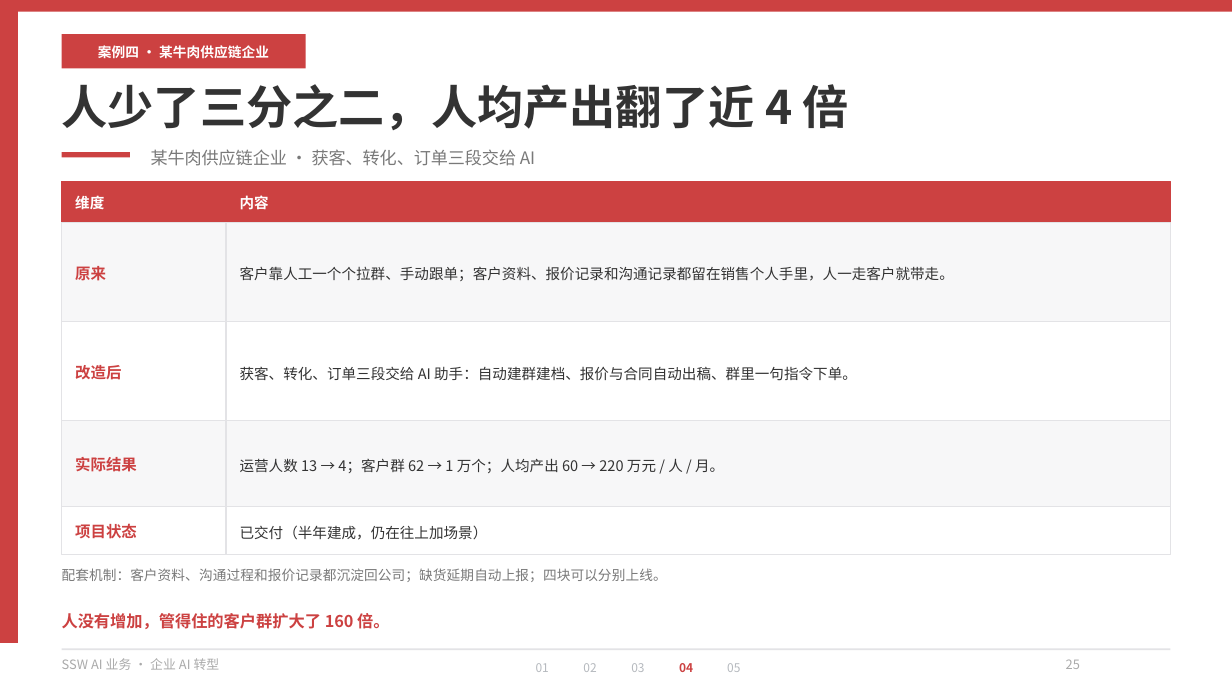
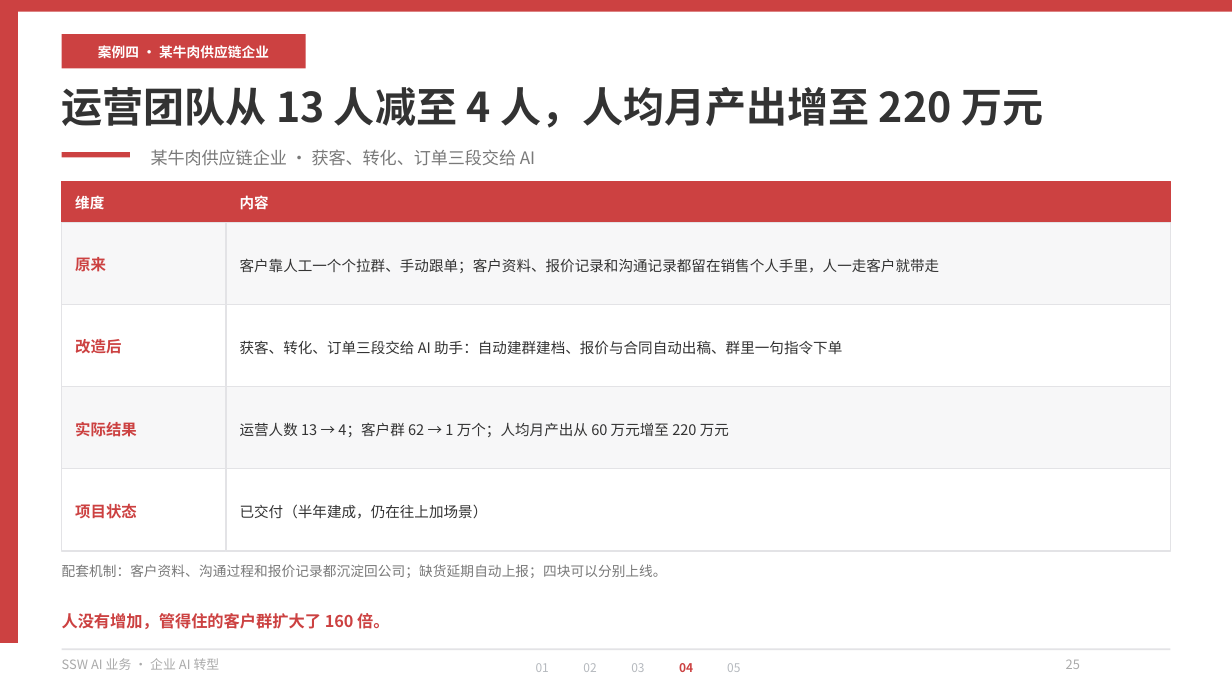
Before and after one commit to hveraus/ssw-business, a slide deck: slide 25 of SSW AI 业务_v2/SSW AI 业务_v3.pptx. Drawn at 1232x693 pixels with LibreOffice and Linux fonts; fonts in the diff are those of the drawing. Boxes give left, top, right and bottom in pixels: in the first picture for what was removed or moved away, otherwise in the second. Text is boxed around its words. In the diff, an @@ line names an element or a change of style, - is before the commit and + after.

```diff
--- a/SSW AI 业务_v2/SSW AI 业务_v3.pptx
+++ b/SSW AI 业务_v2/SSW AI 业务_v3.pptx
@@ text at (62,87,1043,128): text changed; size 27 to 24 pt @@
-人少了三分之二，人均产出翻了近 4 倍
+运营团队从 13 人减至 4 人，人均月产出增至 220 万元
@@ rectangle: place and size @@
-rectangle at (62,223,225,323)
+rectangle at (62,223,225,306)
@@ text "原来": place and size @@
-text "原来" at (75,266,106,280)
+text "原来" at (75,257,106,271)
@@ rectangle: place and size @@
-rectangle at (225,223,1170,323)
+rectangle at (225,223,1170,306)
@@ text at (240,258,940,273): text changed @@
-客户靠人工一个个拉群、手动跟单；客户资料、报价记录和沟通记录都留在销售个人手里，人一走客户就带走。
+客户靠人工一个个拉群、手动跟单；客户资料、报价记录和沟通记录都留在销售个人手里，人一走客户就带走
@@ rectangle: place and size @@
-rectangle at (62,322,225,421)
+rectangle at (62,304,225,387)
@@ text "改造后": place and size @@
-text "改造后" at (75,365,121,380)
+text "改造后" at (75,339,121,354)
@@ rectangle: place and size @@
-rectangle at (225,322,1170,421)
+rectangle at (225,304,1170,387)
@@ text at (240,340,842,355): text changed @@
-获客、转化、订单三段交给 AI 助手：自动建群建档、报价与合同自动出稿、群里一句指令下单。
+获客、转化、订单三段交给 AI 助手：自动建群建档、报价与合同自动出稿、群里一句指令下单
@@ 2 rectangles, 1 text: place and size @@
-2 rectangles, 1 text at (62,421,1170,506)
+2 rectangles, 1 text at (62,387,1170,469)
@@ text at (240,422,729,437): text changed @@
-运营人数 13 → 4；客户群 62 → 1 万个；人均产出 60 → 220 万元 / 人 / 月。
+运营人数 13 → 4；客户群 62 → 1 万个；人均月产出从 60 万元增至 220 万元
@@ rectangle: place and size @@
-rectangle at (62,506,225,554)
+rectangle at (62,469,225,552)
@@ text "项目状态": place and size @@
-text "项目状态" at (75,524,137,539)
+text "项目状态" at (75,504,137,519)
@@ rectangle: place and size @@
-rectangle at (225,506,1170,554)
+rectangle at (225,469,1170,552)
@@ text "已交付（半年建成，仍在往上加场景）": place and size @@
-text "已交付（半年建成，仍在往上加场景）" at (240,525,488,540)
+text "已交付（半年建成，仍在往上加场景）" at (240,504,488,519)
@@ text "配套机制：客户资料、沟通过程和报价记录都沉淀回公司；缺货延期自动上报；四块可以分别上线。": place and size @@
-text "配套机制：客户资料、沟通过程和报价记录都沉淀回公司；缺货延期自动上报；四块可以分别上线。" at (62,568,667,582)
+text "配套机制：客户资料、沟通过程和报价记录都沉淀回公司；缺货延期自动上报；四块可以分别上线。" at (62,564,667,578)
```
Also in this commit, not shown: 30 other slides changed, 1 slide added, 4 other files.
